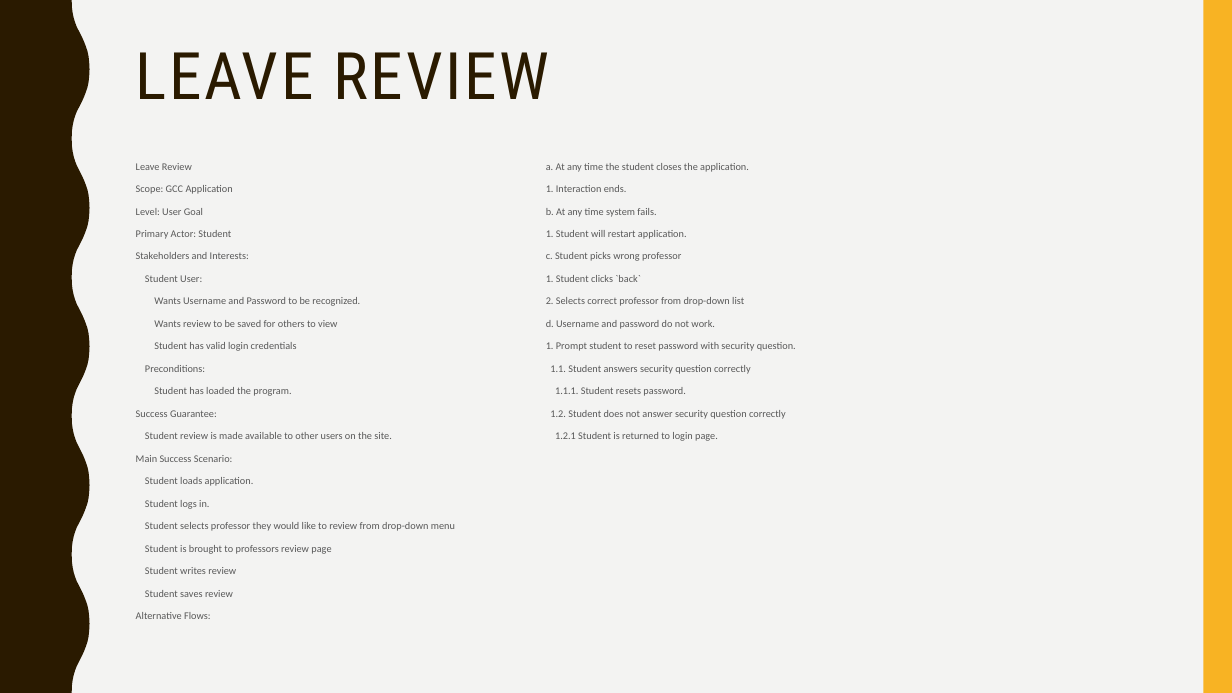
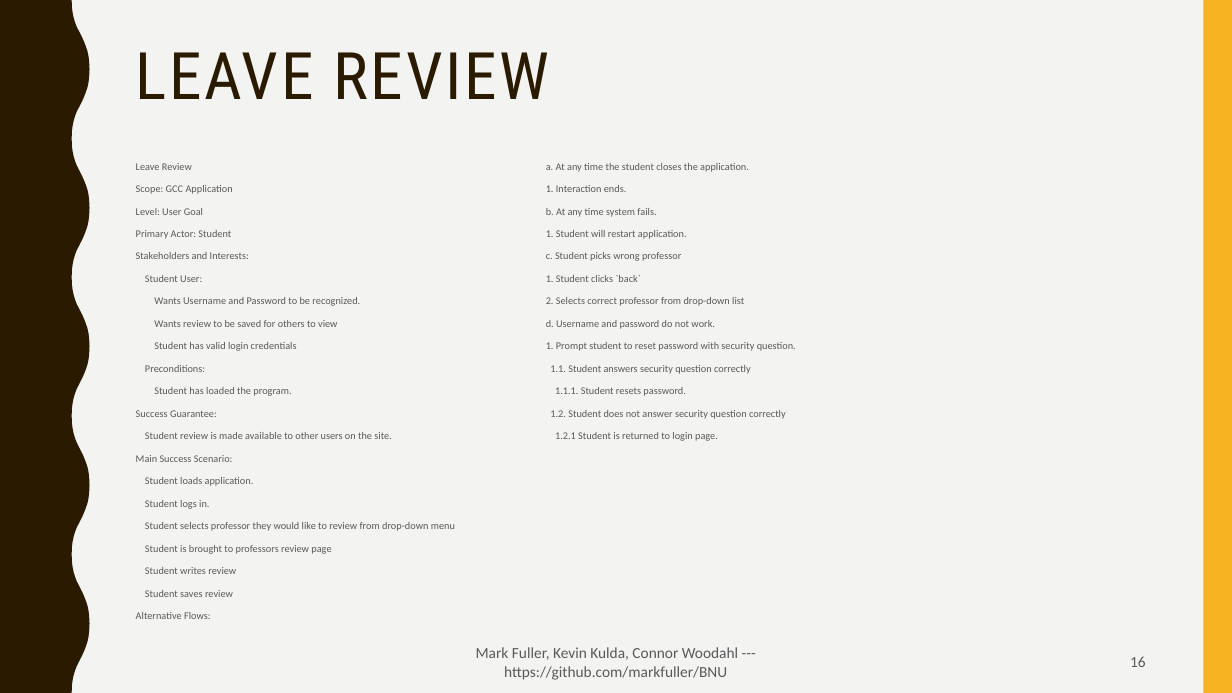
Before and after one commit to MarkFuller1/BCC, a slide deck: slide 16 of docs/BNU- BCC-1.pptx (slide 30 before the commit). Drawn at 1232x693 pixels with LibreOffice and Linux fonts; fonts in the diff are those of the drawing. Boxes give left, top, right and bottom in pixels: in the first picture for what was removed or moved away, otherwise in the second. Text is boxed around its words. In the diff, an @@ line names an element or a change of style, - is before the commit and + after.

```diff
--- a/docs/BNU- BCC-1.pptx
+++ b/docs/BNU- BCC-1.pptx
@@ text added at [476,647,738,680], 12 pt, text #595959 @@
+Mark Fuller, Kevin Kulda, Connor Woodahl --- https://github.com/markfuller/BNU
@@ page number added at [1130,656,1146,667], 12 pt, text #595959 @@
+16
```
Also in this commit, not shown: 15 other slides changed, 19 slides added, 20 slides removed, 3 other files.
